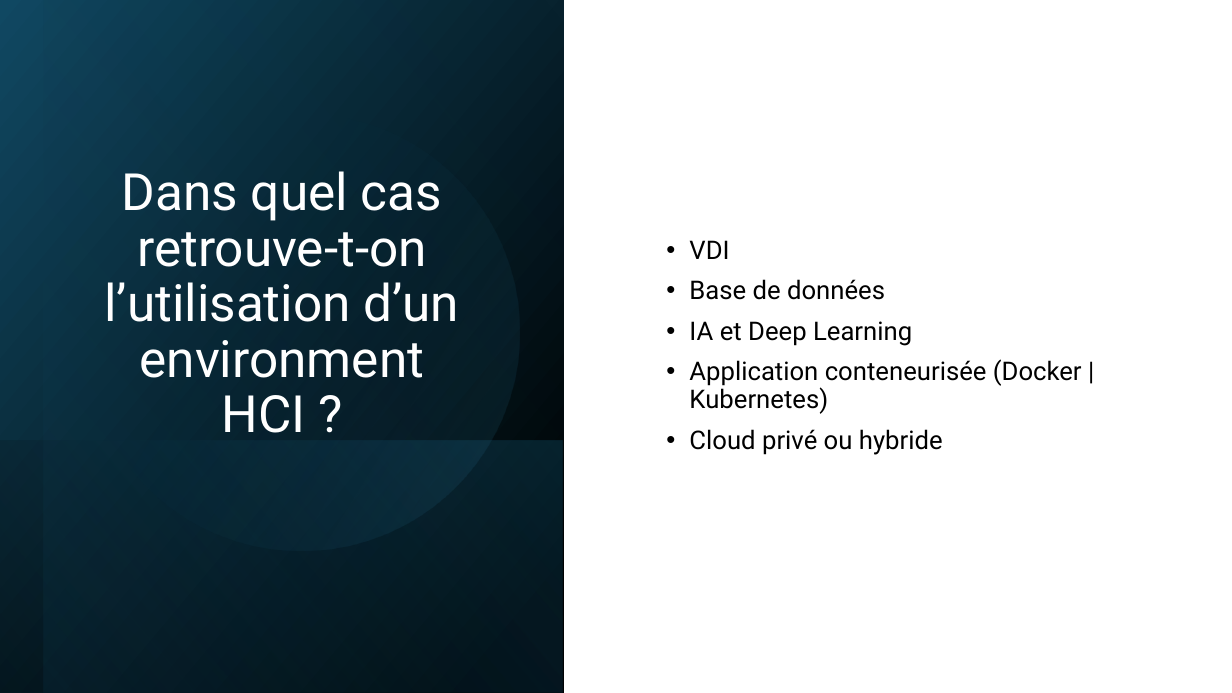
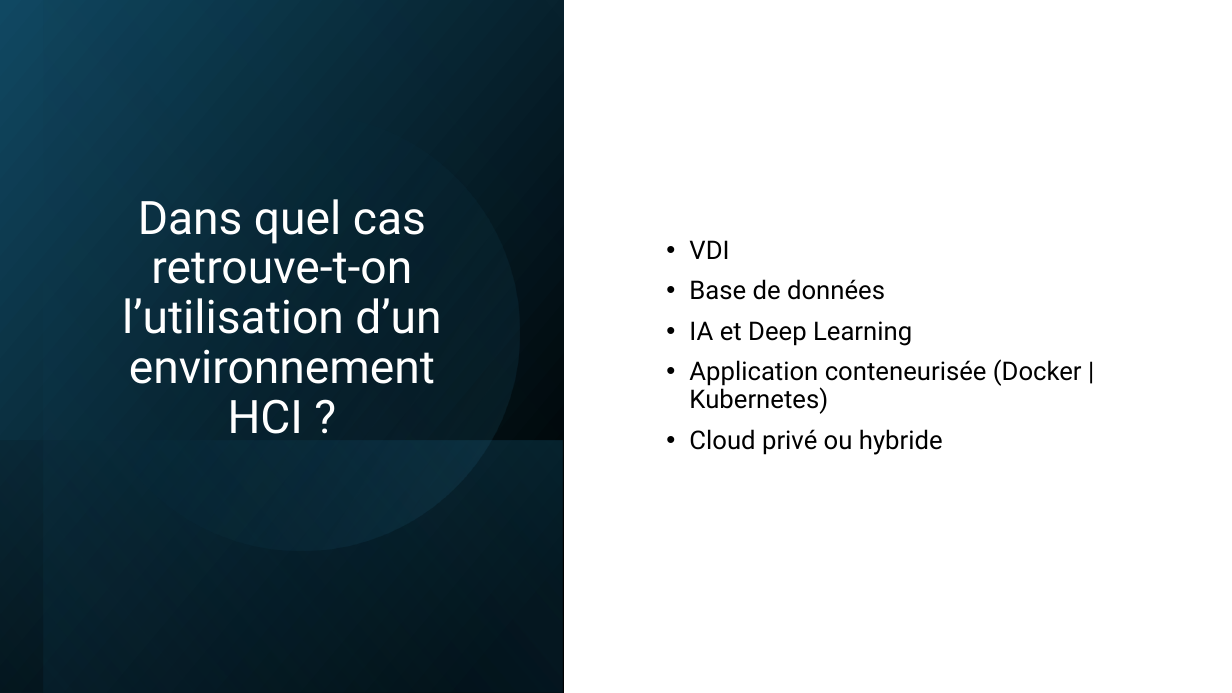
Before and after one commit to Vinc1347900/Stage_Henallux, a slide deck: slide 7 of TFE/DHAIMI_Vincent_PP_TFE.pptx. Drawn at 1232x693 pixels with LibreOffice and Linux fonts; fonts in the diff are those of the drawing. Boxes give left, top, right and bottom in pixels: in the first picture for what was removed or moved away, otherwise in the second. Text is boxed around its words. In the diff, an @@ line names an element or a change of style, - is before the commit and + after.

```diff
--- a/TFE/DHAIMI_Vincent_PP_TFE.pptx
+++ b/TFE/DHAIMI_Vincent_PP_TFE.pptx
@@ title at bbox=[122, 199, 441, 434]: text changed; size 40 to 36 pt @@
-Dans quel cas retrouve-t-on l’utilisation d’un environment HCI ?
+Dans quel cas retrouve-t-on l’utilisation d’un environnement HCI ?
```
Also in this commit, not shown: 15 other slides changed, 4 other files.
